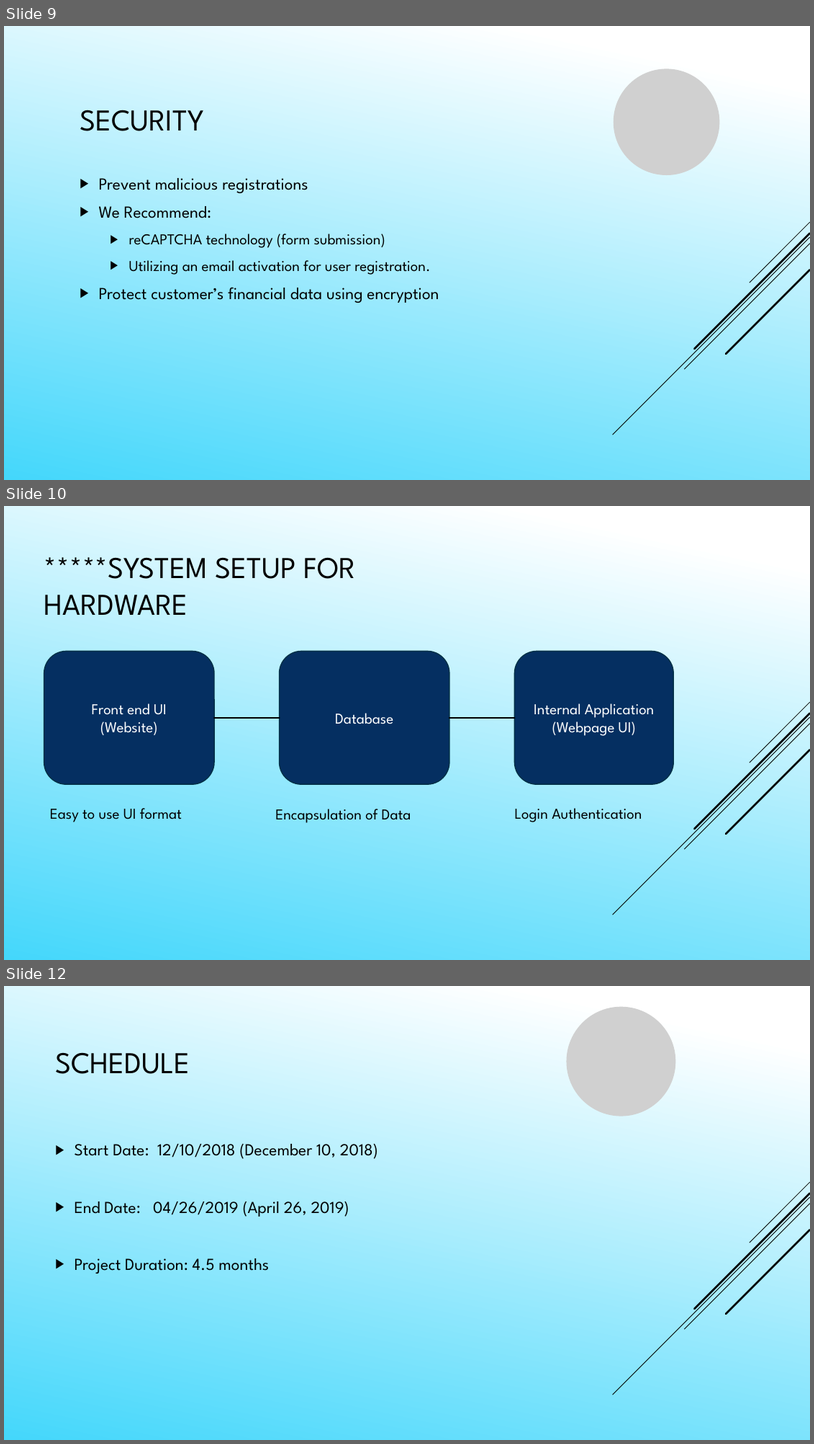
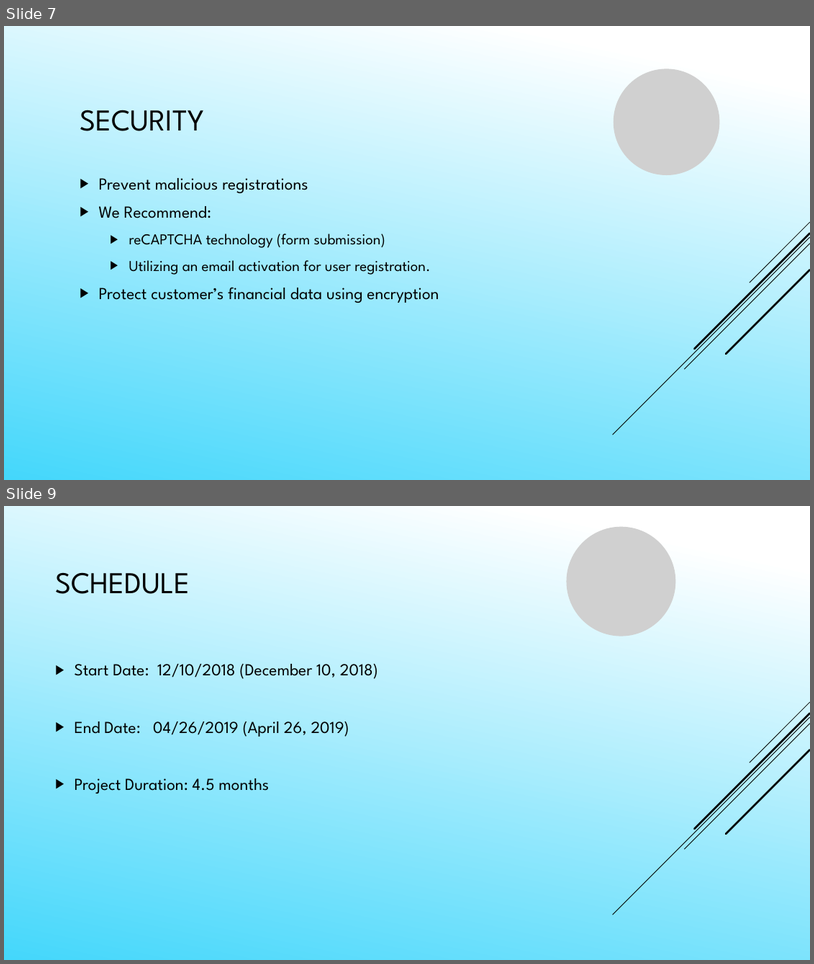
Before and after one commit to Daefikio/OOD2018Team2pro, a slide deck: Presentation Powerpoint.pptx. Shown one above the other, each under a label of ours: slides 9, 10 and 12 before the commit, slides 7 and 9 after it; the slides between them are not shown. The pictures are 814x1444 and 814x964 pixels, drawn with LibreOffice and Linux fonts; fonts in the diff are those of the drawing; grey boxes stand for pictures. Boxes give left, top, right and bottom in pixels: in the first picture for what was removed or moved away, otherwise in the second. Text is boxed around its words. In the diff, an @@ line names an element or a change of style, - is before the commit and + after.

```diff
--- a/Presentation Powerpoint.pptx
+++ b/Presentation Powerpoint.pptx
@@ slide 10 removed at <box>4,506,810,960</box>, background gradient #FFFFFF to #45D7FB; not listed: 5 template elements that a slide beside it also shows @@
@@ title removed at <box>44,557,355,615</box> @@
-*****SYSTEM SETUP FOR HARDWARE
@@ rounded rectangle removed at <box>44,651,214,784</box> @@
-Front end UI
-(Website)
@@ rounded rectangle removed at <box>279,651,449,784</box> @@
-Database
@@ rounded rectangle removed at <box>515,651,674,784</box> @@
-Internal Application
-(Webpage UI)
@@ line removed from (214, 718) to (279, 718) @@
@@ line removed from (450, 718) to (515, 718) @@
@@ text removed at <box>50,808,182,822</box> @@
-Easy to use UI format
@@ text removed at <box>515,808,642,822</box> @@
-Login Authentication
@@ text removed at <box>275,808,412,823</box> @@
-Encapsulation of Data
@@ what was slide 9 is now slide 7 @@
@@ what was slide 12 is now slide 9 @@
```
Also in this commit, not shown: 3 slides changed, 2 other slides removed.
